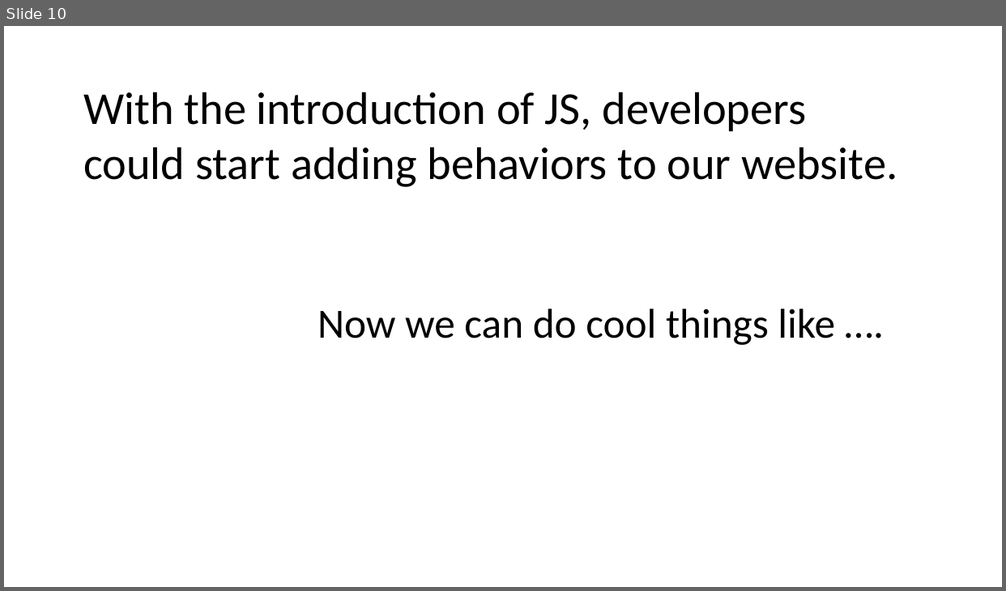
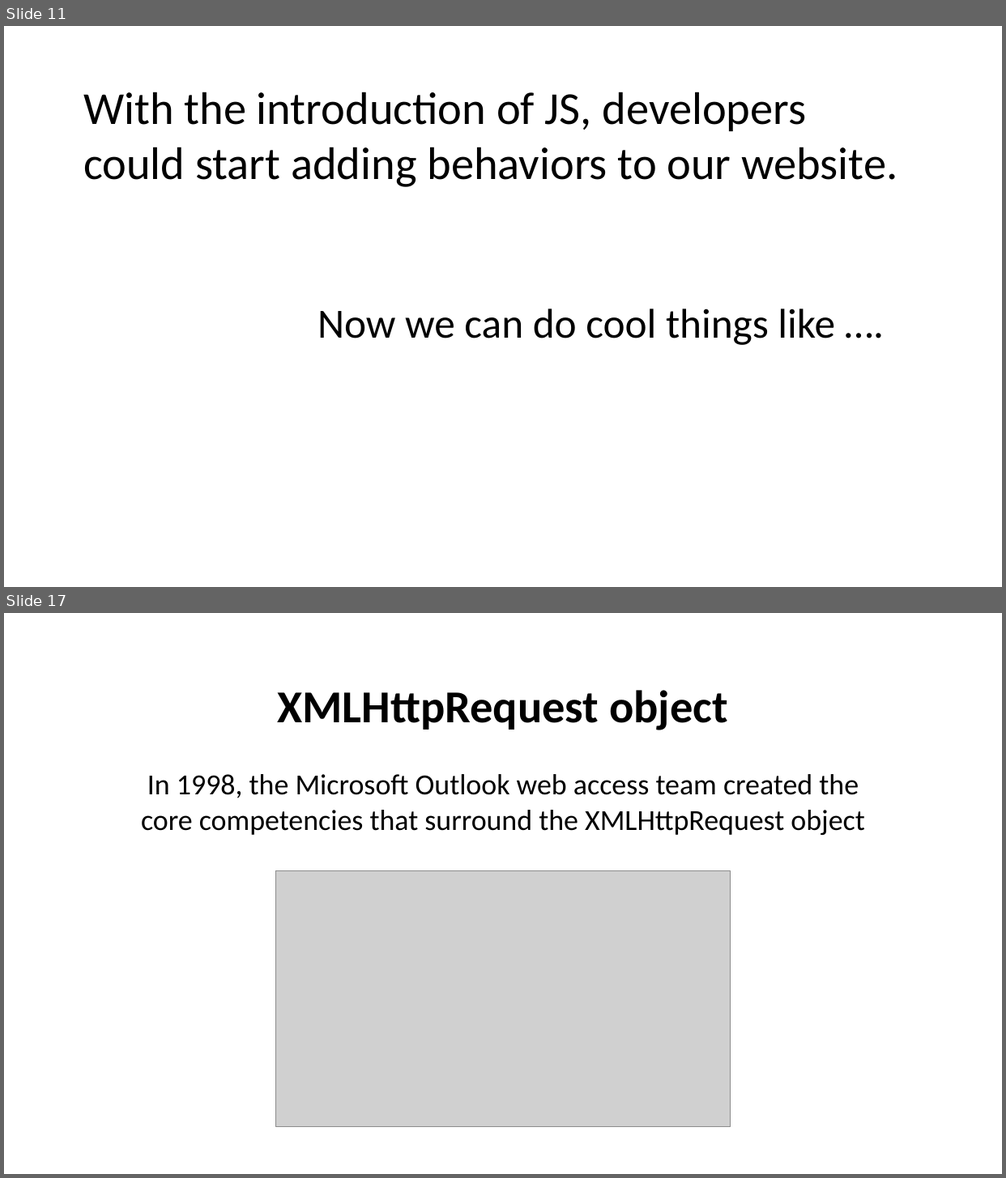
Before and after one commit to andrewsunglaekim/history-of-fefw, a slide deck: deck.pptx. Shown one above the other, each under a label of ours: slide 10 before the commit, slides 11 and 17 after it; the slides between them are not shown. The pictures are 1006x591 and 1006x1178 pixels, drawn with LibreOffice and Linux fonts; fonts in the diff are those of the drawing; grey boxes stand for pictures. Boxes give left, top, right and bottom in pixels: in the first picture for what was removed or moved away, otherwise in the second. Text is boxed around its words. In the diff, an @@ line names an element or a change of style, - is before the commit and + after.

```diff
--- a/deck.pptx
+++ b/deck.pptx
@@ slide 17 added at box(4, 613, 1002, 1174), background #FFFFFF @@
@@ title added at box(277, 690, 728, 730), 44 pt, text #000000, bold @@
+XMLHttpRequest object
@@ text added at box(141, 774, 864, 835), 28 pt, text #000000 @@
+In 1998, the Microsoft Outlook web access team created the core competencies that surround the XMLHttpRequest object
@@ picture added at box(275, 871, 731, 1127) @@
@@ what was slide 10 is now slide 11 @@
```
Also in this commit, not shown: 1 slide changed, 7 other slides added, 1 slide removed, 10 other files.
